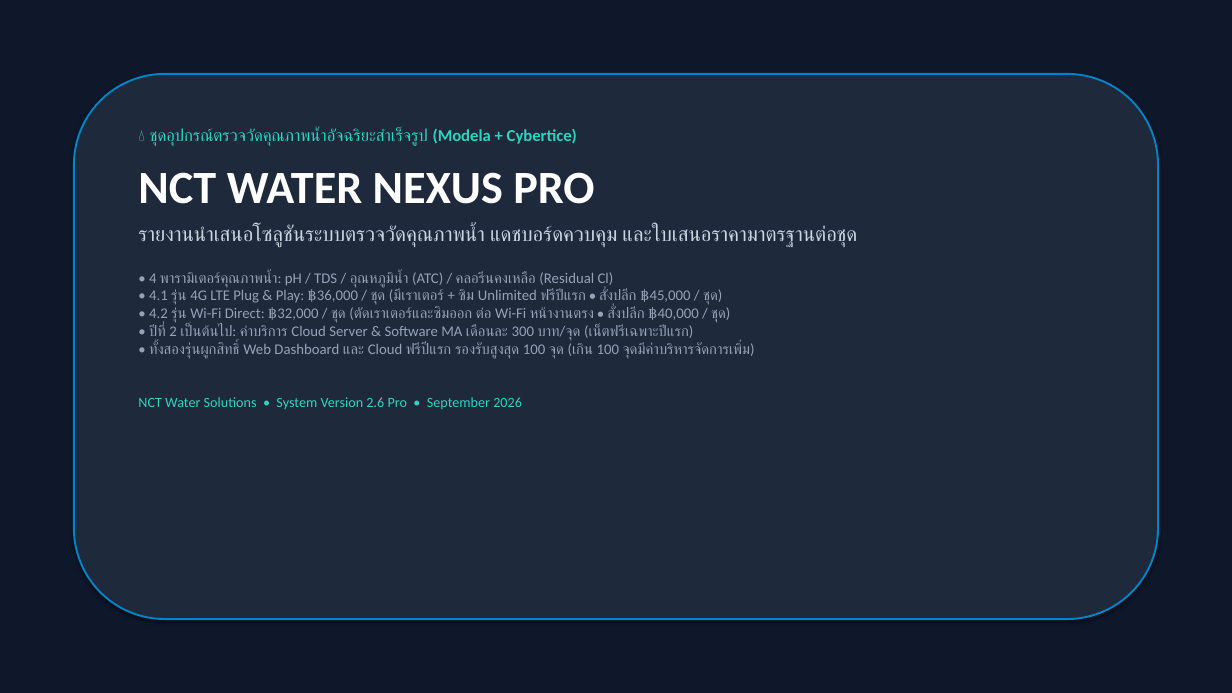
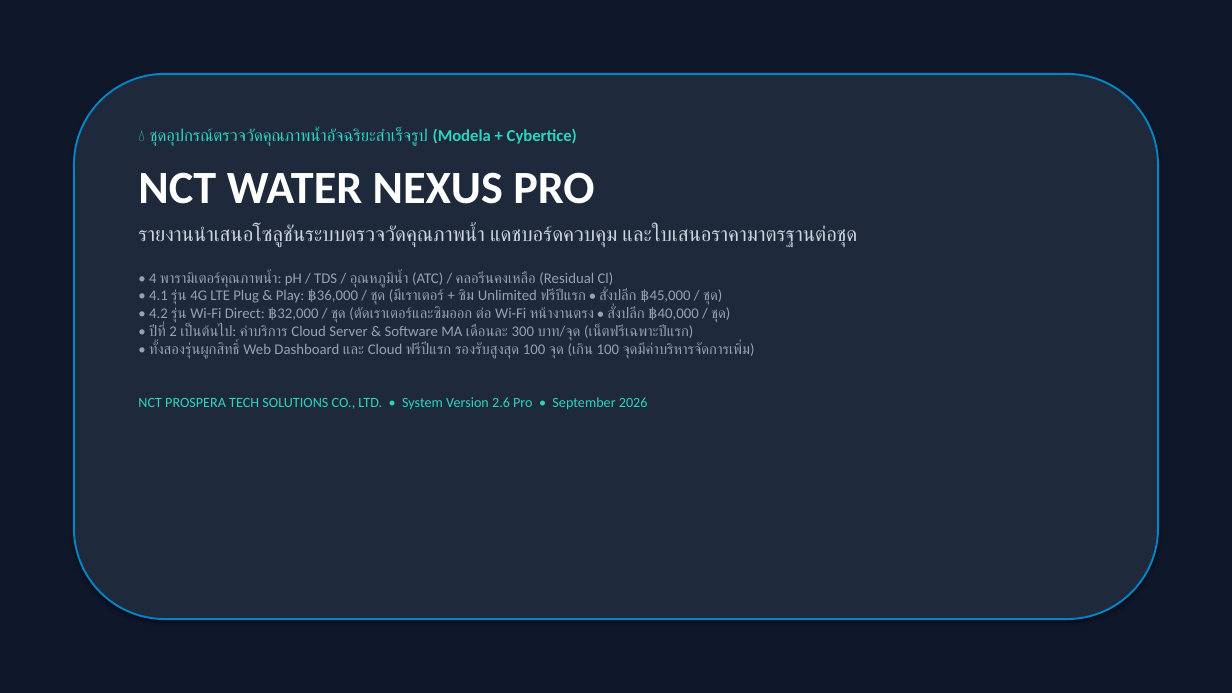
Before and after one commit to WoobWarb/nct-water-nexus, a slide deck: slide 1 of NCT_Water_Nexus_Report_and_Pricing.pptx. Drawn at 1232x693 pixels with LibreOffice and Linux fonts; fonts in the diff are those of the drawing. Boxes give left, top, right and bottom in pixels: in the first picture for what was removed or moved away, otherwise in the second. Text is boxed around its words. In the diff, an @@ line names an element or a change of style, - is before the commit and + after.

Commit message:
Update company name to NCT PROSPERA TECH SOLUTIONS CO., LTD.

```diff
--- a/NCT_Water_Nexus_Report_and_Pricing.pptx
+++ b/NCT_Water_Nexus_Report_and_Pricing.pptx
@@ text at [138,397,648,410]: text changed @@
-NCT Water Solutions • System Version 2.6 Pro • September 2026
+NCT PROSPERA TECH SOLUTIONS CO., LTD. • System Version 2.6 Pro • September 2026
```
Also in this commit, not shown: 7 other slides changed, 9 other files.
